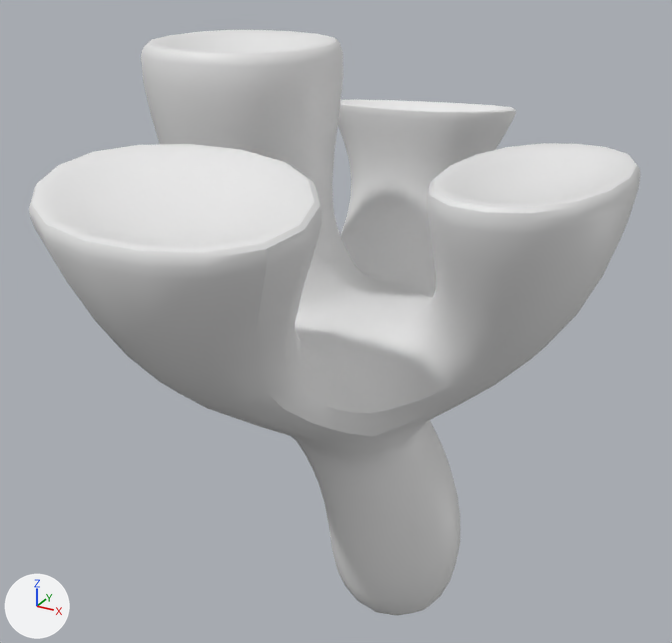
A saved change to the FBX model GameJam2025/Assets/models/Coral 3.fbx.
Both versions are drawn from a camera (50 mm lens) standing at (0.578, -1.281, 0.8) and looking at (-0.109, -0.031, 0.175). Every picture has the same lights, and +X, +Y and +Z are marked at lower left. Where no turn or scale is listed for an object, it has been applied to the vertices.

Script lines for the objects in view, before the commit:
```python
mat_material_001 = principled_material('Material.001')
mat_material_001.base_color = (0.8, 0.8, 0.8)  # white #e7e7e7
me_cube_001 = bpy.data.meshes.new('Cube.001')
me_cube_001.from_pydata(...)  # 1506 vertices, 1504 faces; spans x -0.443..0.336, y -0.543..0.483, z -0.385..0.616
me_cube_001.materials.append(mat_material_001)  # white #e7e7e7
ob_coral_3 = bpy.data.objects.new('cORAL 3', me_cube_001)
ob_coral_3.location = (0.0, 0.0, 0.0)
```
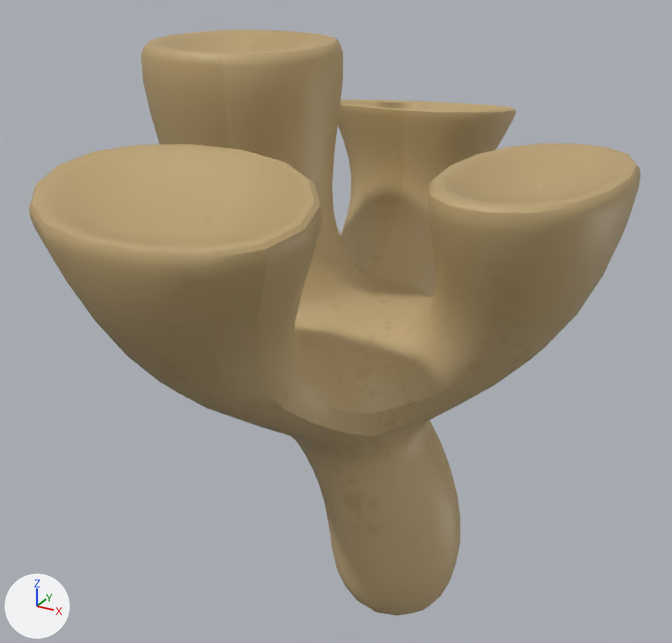
The newer file is also turned or shifted as a whole; pictures and numbers use the older file's frame.

The edits, one by one:
Picture 'T_Coral 1-4.png' (img_t_coral_1_4_png) is new.
In material 'Material.001' (mat_material_001), base_color is no longer (0.8, 0.8, 0.8), white #e7e7e7.
In material 'Material.001' (mat_material_001), texture is now set to img_t_coral_1_4_png.

Location of each change, [x1, y1, x2, y2] in pixels of the pictures (672 x 643 px):
'cORAL 3', surface changed (grey to beige)
    both: [29, 30, 641, 616]
